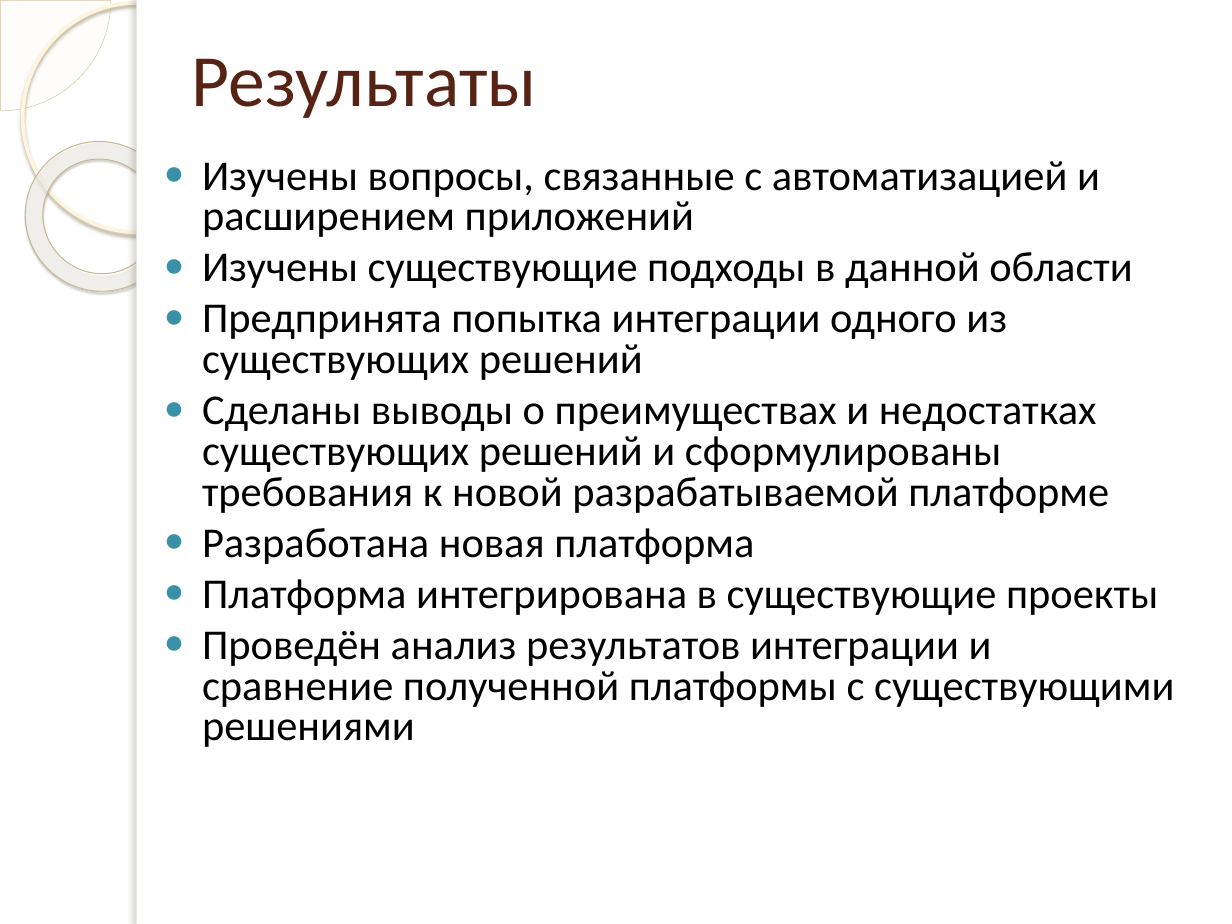
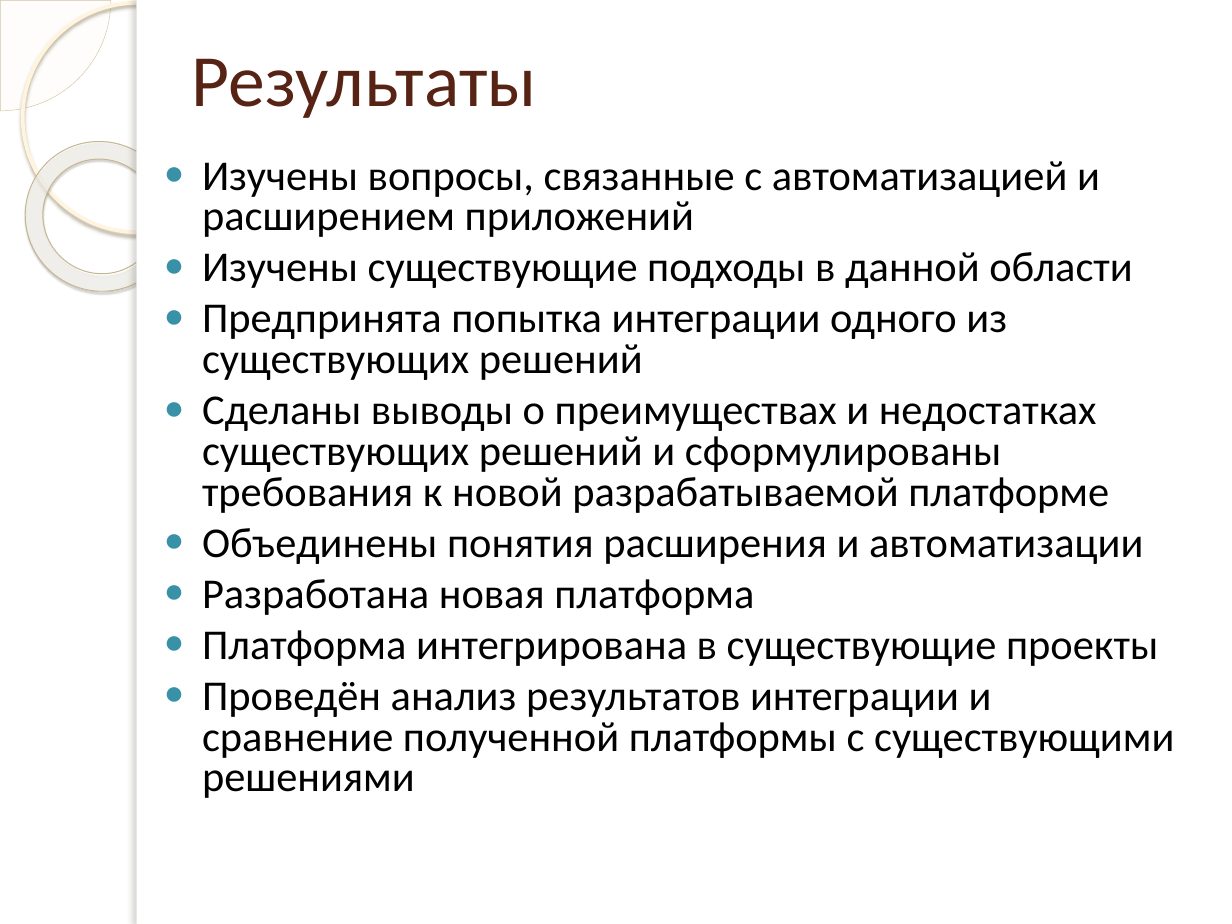
Before and after one commit to Antash/sda, a slide deck: slide 12 of itmo/presentation/Yolkin.pptx (slide 10 before the commit). Drawn at 1232x924 pixels with LibreOffice and Linux fonts; fonts in the diff are those of the drawing; background and template pictures are left out. Boxes give left, top, right and bottom in pixels: in the first picture for what was removed or moved away, otherwise in the second. Text is boxed around its words. In the diff, an @@ line names an element or a change of style, - is before the commit and + after.

```diff
--- a/itmo/presentation/Yolkin.pptx
+++ b/itmo/presentation/Yolkin.pptx
@@ text at [202,528,1143,564]: paragraph added @@
+● Объединены понятия расширения и автоматизации
```
Also in this commit, not shown: 2 slides added, 1 other file.
